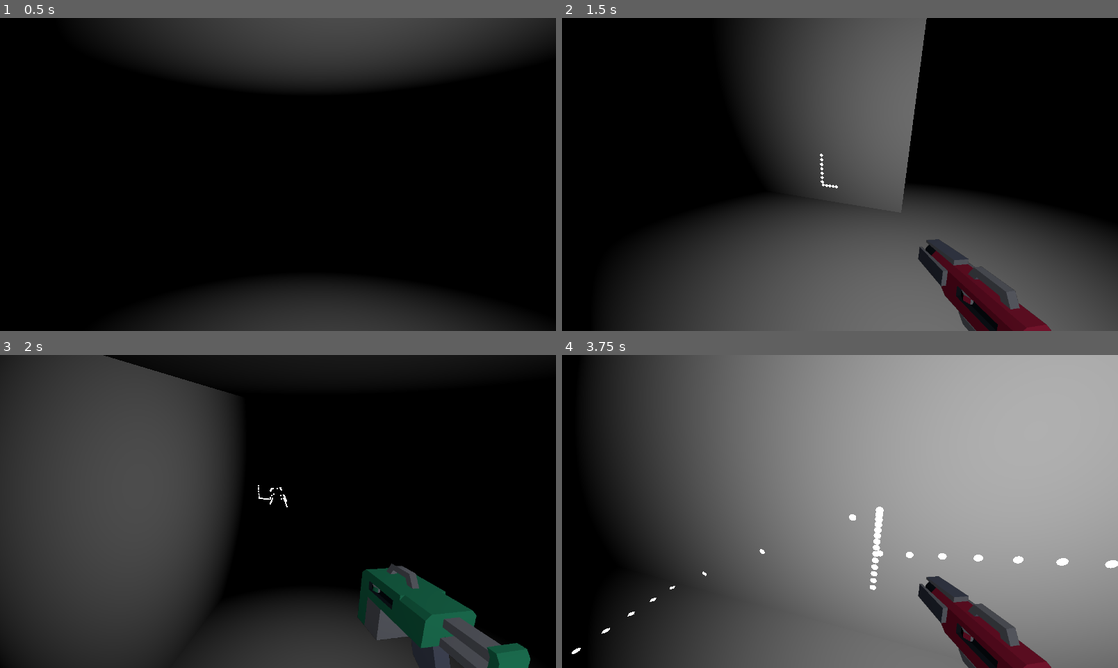
Above: before the commit, frames 1-4 (two rows, left to right).
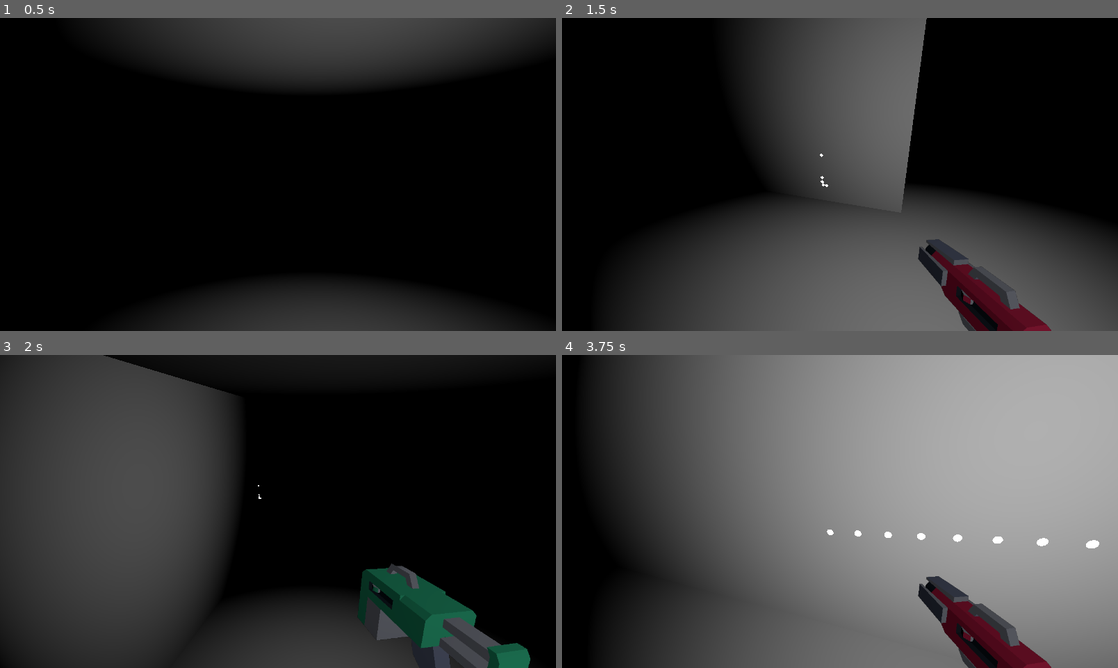
Above: after the commit, the same moments.

Repository: i-ideamama/DungeonEscape
Game: Godot game, scene res://Misc/Testing/3D_DungeonGen.tscn
Two runs of this game, one before a commit and one after it. Both use one fixed random seed, a clock stepped at 60 frames per second and the inputs below.
Inputs (mouse positions are in pixels of both pictures, inside the frame that each line leads up to):
- Up to frame 1 (0.5 s): no input
- Up to frame 2 (1.5 s): tap Enter (ui_accept) at 0.5, 0.77 s; move the mouse to (962, 158) at 0.52 s; hold D (move_right) 0.53-1.28 s; hold Q (scan, bound only after the commit) 0.53-1.28 s; tap E (change_blaster) at 0.6 s; click (962, 158) at 0.67 s; move the mouse to (812, 174) at 1.27 s; hold S (move_back) from 1.28 s (still down); tap Q (scan, bound only after the commit) at 1.35 s
- Up to frame 3 (2 s): keep holding S (move_back); tap Enter (ui_accept) at 1.52 s; tap E (change_blaster) at 1.55 s
- Up to frame 4 (3.75 s): move the mouse to (851, 505) at 2.02 s; release S (move_back) at 2.03 s; hold Q (scan, bound only after the commit) 2.03-2.78 s; hold D (move_right) 2.03-3.53 s; tap E (change_blaster) at 2.1, 3.05 s; tap Enter (ui_accept) at 2.75, 3.02 s; move the mouse to (834, 517) at 2.77 s; tap W (move_front) at 2.85 s; move the mouse to (878, 514) at 3.52 s; hold A (move_left) from 3.53 s (still down); hold Q (scan, bound only after the commit) from 3.53 s (still down)

Frame 1 is identical in both runs. In frame 2, less than 0.1% of the frame differs, in the area x 46-50%, y 44-55%; in frame 3, less than 0.1%; in frame 4, 0.8%, in the area x 1-100%, y 48-96%.

Commit message:
feat: epic spray blaster

Diff:
--- a/Misc/Testing/Player.gd
+++ b/Misc/Testing/Player.gd
@@ -60,6 +60,10 @@
 	# for debug stuff
 	if Input.is_action_just_pressed("ui_text_backspace"):
 		$Neck/Camera3D.apply_shake()
+
+	if Input.is_action_pressed("scan"):
+		shoot_lidar_points()
+
 	if Input.is_action_just_pressed("change_blaster"):
 		if((current_blaster_index+1)==blasters.size()):
 			current_blaster_index = 0
@@ -67,6 +71,16 @@
 			current_blaster_index+=1
 		current_blaster = blasters[current_blaster_index]
 		set_blaster()
+
+func shoot_lidar_points():
+	if current_blaster == "spray_blaster":
+		set_spray_blastet()
+
+	for ray in $Neck/Camera3D.get_children():
+		if((ray.get_collider()!=null) and (last_dot_id<max_dots)):
+			if (ray.get_collider() is CSGCombiner3D):
+				instance_dot(last_dot_id, ray.get_collision_point(), ray.get_collision_normal())
+				last_dot_id+=1
 
 func set_blaster():
 	for c in $SubViewport/WeaponCamera.get_children():
@@ -80,21 +94,20 @@
 		ray1.target_position.x = 50
 	elif current_blaster == "spray_blaster":
 		$SubViewport/WeaponCamera/Blaster_SprayBlaster.visible = true
-		ray1.target_position.x = 5
-		for c in $Neck/Camera3D.get_children():
-			c.rotation = Vector3(0, deg_to_rad(randf_range(-95,-85)),deg_to_rad(randf_range(-5,5)))
-			c.enabled = true
+		set_spray_blastet()
 	else:
 		for c in $Neck/Camera3D.get_children():
 			c.enabled = false
 
+func set_spray_blastet():
+	ray1.target_position.x = 5
+	for c in $Neck/Camera3D.get_children():
+		c.rotation = Vector3(0, deg_to_rad(randf_range(-95,-85)),deg_to_rad(randf_range(-5,5)))
+		c.enabled = true
+
 
 func _physics_process(delta) -> void:
-	for ray in $Neck/Camera3D.get_children():
-		if((ray.get_collider()!=null) and (last_dot_id<max_dots)):
-			if (ray.get_collider() is CSGCombiner3D):
-				instance_dot(last_dot_id, ray.get_collision_point(), ray.get_collision_normal())
-				last_dot_id+=1
+
 
 
 	# Add the gravity.
--- a/Scenes/Player.tscn
+++ b/Scenes/Player.tscn
@@ -1,8 +1,9 @@
-[gd_scene load_steps=8 format=3 uid="uid://rlkm6jmfrdow"]
+[gd_scene load_steps=9 format=3 uid="uid://rlkm6jmfrdow"]
 
 [ext_resource type="Script" path="res://Misc/Testing/Player.gd" id="1_cp0x0"]
-[ext_resource type="PackedScene" uid="uid://b3eu6p34f42qv" path="res://Scenes/Viewport.tscn" id="2_06wyh"]
 [ext_resource type="Script" path="res://Scripts/PlayerCamera.gd" id="2_himsr"]
+[ext_resource type="PackedScene" uid="uid://boew2tgfdmhyr" path="res://Scenes/Blaster_PeaShooter.tscn" id="3_jl72a"]
+[ext_resource type="PackedScene" uid="uid://d4e0tm77juivn" path="res://Scenes/Blaster_SprayBlaster.tscn" id="4_re4bi"]
 
 [sub_resource type="ConvexPolygonShape3D" id="ConvexPolygonShape3D_x82gv"]
 points = PackedVector3Array(-0.125207, -0.532801, -0.480507, 0.0227831, 0.47607, 0.498884, 0.169713, 0.559144, 0.464172 …(924 unchanged characters)…
@@ -34,27 +35,22 @@
 
 [node name="ray1" type="RayCast3D" parent="Neck/Camera3D"]
 transform = Transform3D(4.37114e-08, 0, 1, 0, -1, 0, -1, 0, 4.37114e-08, 0, -0.18424, 0)
-enabled = false
 target_position = Vector3(5, 0, 0)
 
 [node name="ray2" type="RayCast3D" parent="Neck/Camera3D"]
 transform = Transform3D(4.37114e-08, 0, 1, 0, -1, 0, -1, 0, 4.37114e-08, 0, -0.18424, 0)
-enabled = false
 target_position = Vector3(5, 0, 0)
 
 [node name="ray3" type="RayCast3D" parent="Neck/Camera3D"]
 transform = Transform3D(4.37114e-08, 0, 1, 0, -1, 0, -1, 0, 4.37114e-08, 0, -0.18424, 0)
-enabled = false
 target_position = Vector3(5, 0, 0)
 
 [node name="ray4" type="RayCast3D" parent="Neck/Camera3D"]
 transform = Transform3D(4.37114e-08, 0, 1, 0, -1, 0, -1, 0, 4.37114e-08, 0, -0.18424, 0)
-enabled = false
 target_position = Vector3(5, 0, 0)
 
 [node name="ray5" type="RayCast3D" parent="Neck/Camera3D"]
 transform = Transform3D(4.37114e-08, 0, 1, 0, -1, 0, -1, 0, 4.37114e-08, 0, -0.18424, 0)
-enabled = false
 target_position = Vector3(5, 0, 0)
 
 [node name="MeshInstance3D" type="MeshInstance3D" parent="."]
@@ -68,10 +64,22 @@
 texture = SubResource("ViewportTexture_iid3e")
 offset = Vector2(640, 360)
 
-[node name="SubViewport" parent="." instance=ExtResource("2_06wyh")]
+[node name="SubViewport" type="SubViewport" parent="."]
+transparent_bg = true
+size = Vector2i(1280, 720)
 
-[node name="Blaster_SprayBlaster" parent="SubViewport/WeaponCamera" index="1"]
+[node name="WeaponCamera" type="Camera3D" parent="SubViewport"]
+transform = Transform3D(1, 0, 0, 0, 1, 0, 0, 0, 1, 0, 2, 0)
+cull_mask = 2
+
+[node name="Blaster_PeaShooter" parent="SubViewport/WeaponCamera" instance=ExtResource("3_jl72a")]
+transform = Transform3D(-1.18177, 0.0361845, -0.205212, 0, 1.18177, 0.208378, 0.208378, 0.205212, -1.16382, 0.549, -0.557078, -0.776)
+visible = false
+
+[node name="Blaster_SprayBlaster" parent="SubViewport/WeaponCamera" instance=ExtResource("4_re4bi")]
 transform = Transform3D(-0.984808, 0.0301537, -0.17101, 0, 0.984808, 0.173648, 0.173648, 0.17101, -0.969846, 0.549, -0.420538, -0.773929)
 visible = false
 
-[editable path="SubViewport"]
+[node name="SpotLight3D" type="SpotLight3D" parent="SubViewport/WeaponCamera"]
+transform = Transform3D(1, 0, 0, 0, 1, 0, 0, 0, 1, 0.551751, 0, 1.13116)
+layers = 2
--- a/project.godot
+++ b/project.godot
@@ -48,6 +48,12 @@
 "events": [Object(InputEventKey,"resource_local_to_scene":false,"resource_name":"","device":-1,"window_id":0,"alt_pressed":false,"shift_pressed":false,"ctrl_pressed":false,"meta_pressed":false,"pressed":false,"keycode":0,"physical_keycode":69,"key_label":0,"unicode":101,"echo":false,"script":null)
 ]
 }
+scan={
+"deadzone": 0.5,
+"events": [Object(InputEventKey,"resource_local_to_scene":false,"resource_name":"","device":-1,"window_id":0,"alt_pressed":false,"shift_pressed":false,"ctrl_pressed":false,"meta_pressed":false,"pressed":false,"keycode":0,"physical_keycode":81,"key_label":0,"unicode":113,"echo":false,"script":null)
+, Object(InputEventMouseButton,"resource_local_to_scene":false,"resource_name":"","device":-1,"window_id":0,"alt_pressed":false,"shift_pressed":false,"ctrl_pressed":false,"meta_pressed":false,"button_mask":1,"position":Vector2(164, 36),"global_position":Vector2(170, 98),"factor":1.0,"button_index":1,"canceled":false,"pressed":true,"double_click":true,"script":null)
+]
+}
 
 [layer_names]
 
